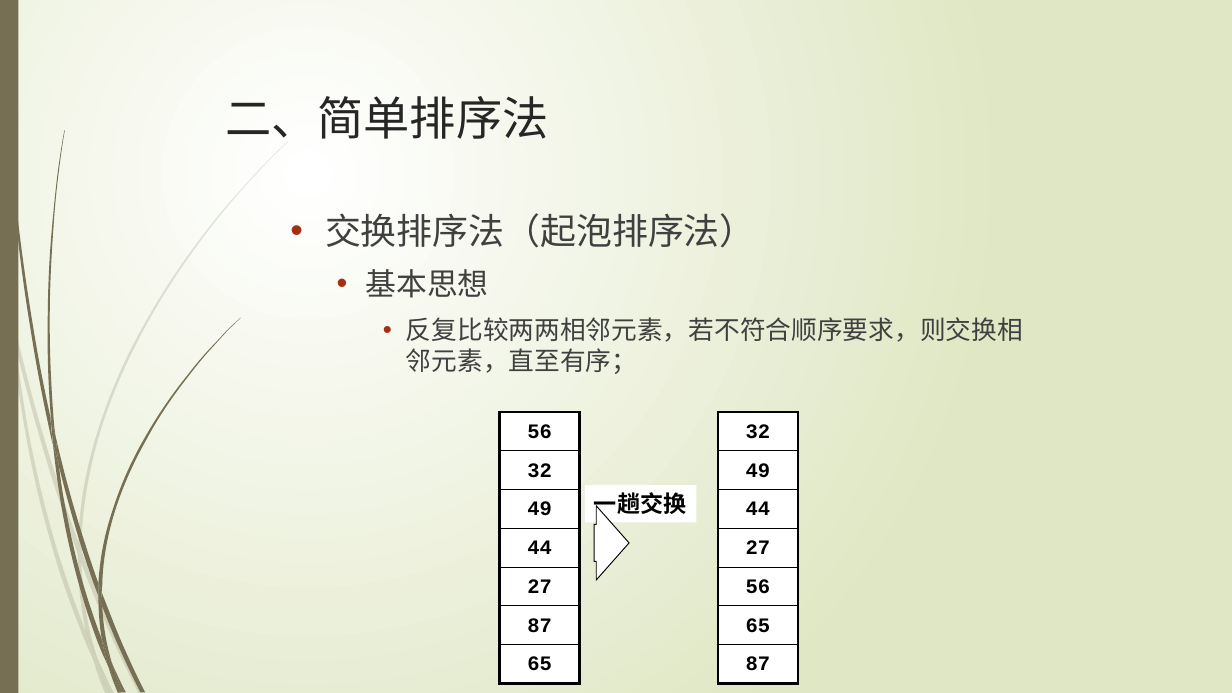
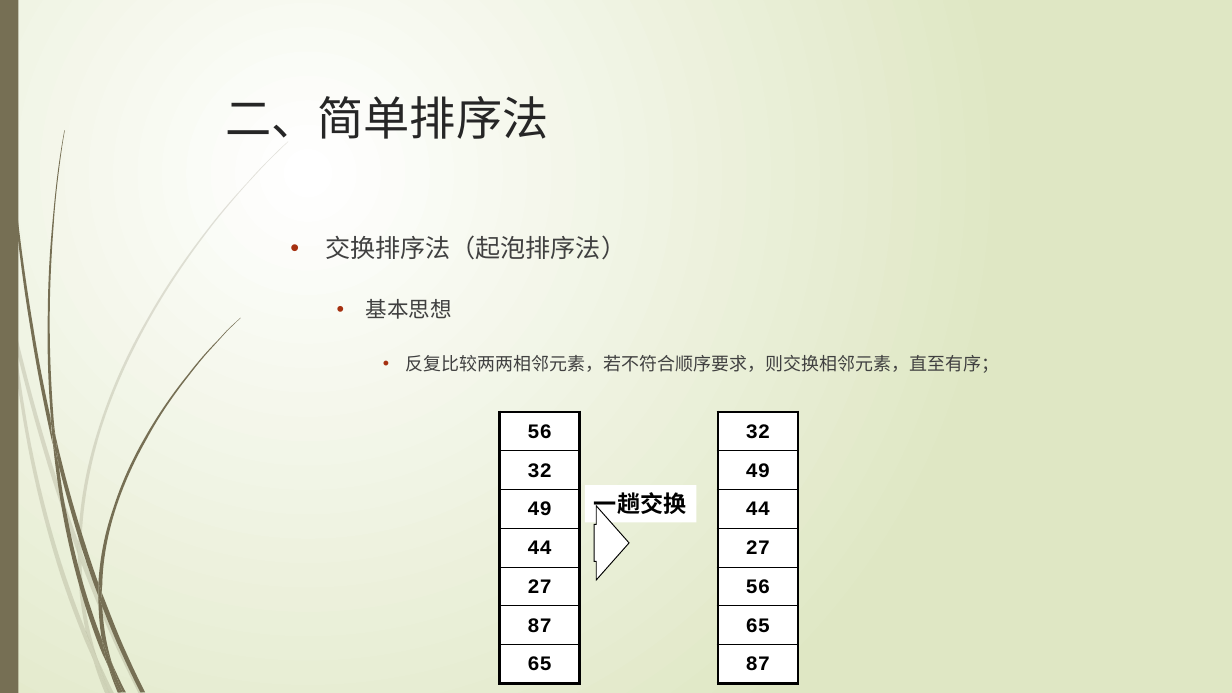
Before and after one commit to TeacherPeng/Datastruct, a slide deck: slide 7 of 教案/第09章 内排序.pptx (slide 5 before the commit). Drawn at 1232x693 pixels with LibreOffice and Linux fonts; fonts in the diff are those of the drawing. Boxes give left, top, right and bottom in pixels: in the first picture for what was removed or moved away, otherwise in the second. Text is boxed around its words. In the diff, an @@ line names an element or a change of style, - is before the commit and + after.

```diff
--- a/教案/第09章 内排序.pptx
+++ b/教案/第09章 内排序.pptx
@@ text "交换排序法（起泡排序法）" at [325, 235, 1000, 373]: size 28 to 19.6 pt in "交换排序法（起泡排序法）"; size 24 to 16.8 pt in "基本思想"; size 20 to 14 pt in "反复比较两两相邻元素，若不符合顺序要求，则交换相邻元素，直至有序；"; line spacing 1 to 1.8 @@
```
Also in this commit, not shown: 4 other slides changed, 2 slides added.
